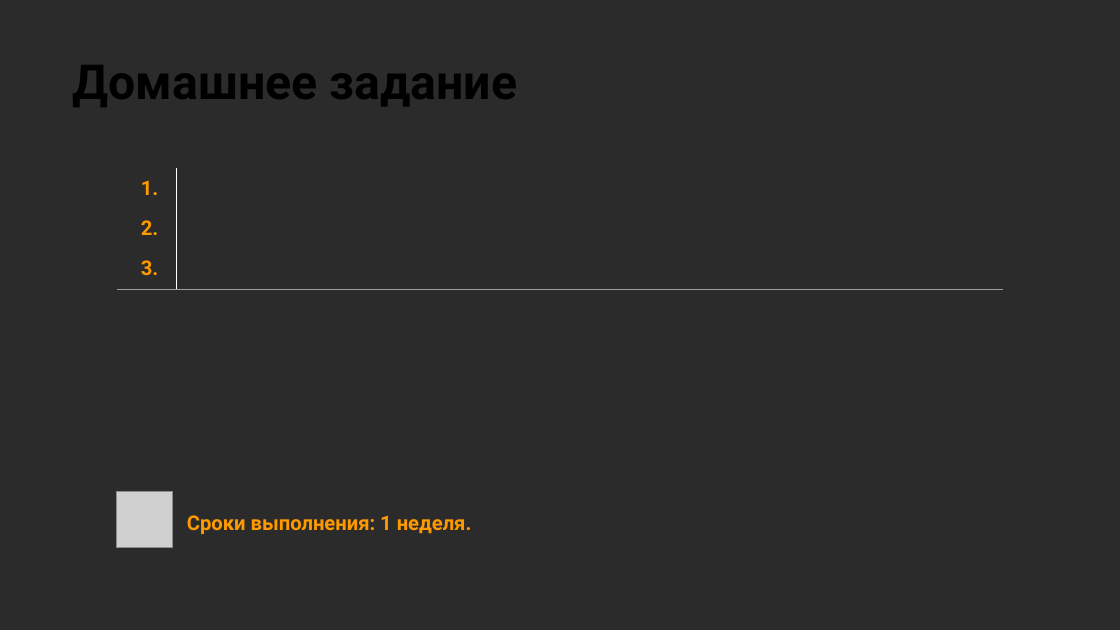
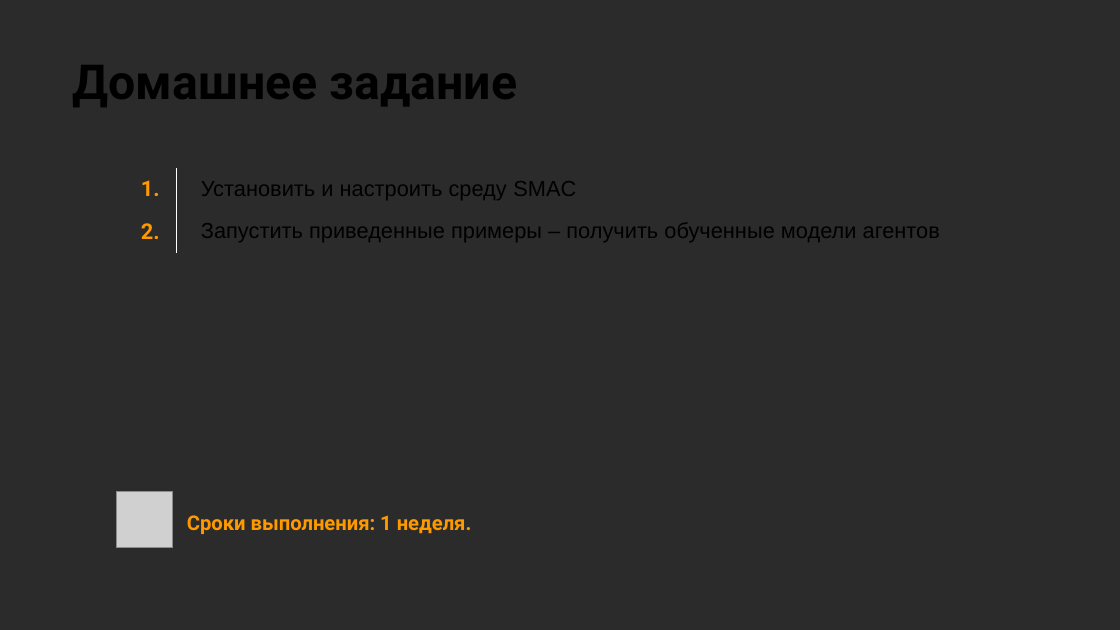
Before and after one commit to stureiko/Otus_lectures, a slide deck: slide 28 of RL/03 - Продвинутые темы Reinforcement Learning/03 - 02 Multiagent learning (MARL - DDPG)/MARL DDPG.pptx (slide 25 before the commit). Drawn at 1120x630 pixels with LibreOffice and Linux fonts; fonts in the diff are those of the drawing; grey boxes stand for pictures; background and template pictures are left out; a plain dark background stands for a picture behind light text. Boxes give left, top, right and bottom in pixels: in the first picture for what was removed or moved away, otherwise in the second. Text is boxed around its words. In the diff, an @@ line names an element or a change of style, - is before the commit and + after.

```diff
--- a/RL/03 - Продвинутые темы Reinforcement Learning/03 - 02 Multiagent learning (MARL - DDPG)/MARL DDPG.pptx
+++ b/RL/03 - Продвинутые темы Reinforcement Learning/03 - 02 Multiagent learning (MARL - DDPG)/MARL DDPG.pptx
@@ table at [116,168,1004,254] @@
-row 1: 1. | 
-row 2: 2. | 
-row 3: 3. | 
+row 1: 1. | Установить и настроить среду SMAC
+row 2: 2. | Запустить приведенные примеры – получить обученные модели агентов
```
Also in this commit, not shown: 10 other slides changed, 5 slides added, 3 slides removed, 1 other file.
